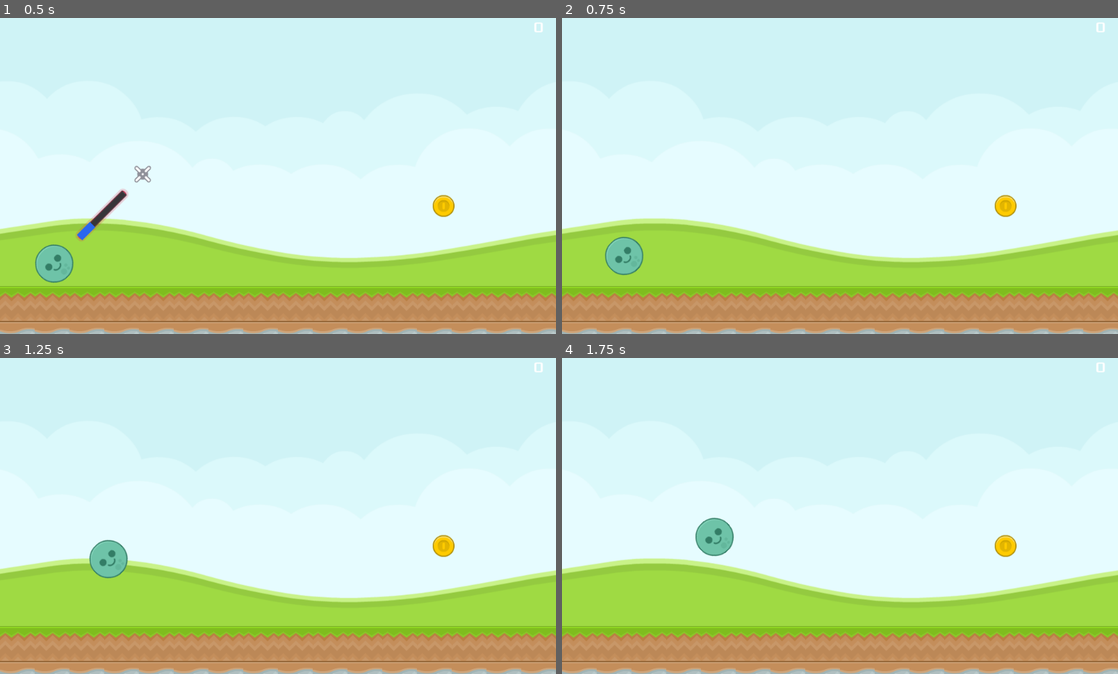
Above: before the commit, frames 1-4 (two rows, left to right).
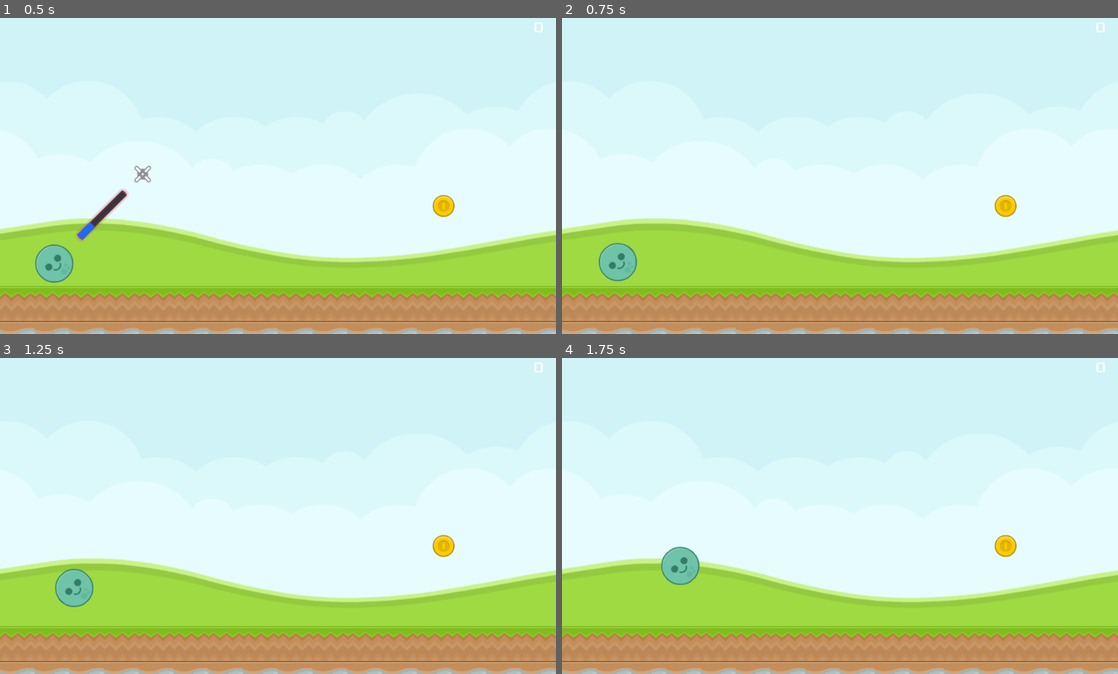
Above: after the commit, the same moments.

Repository: cpvanlue/P1-cpvanlue
Game: Godot game, scene res://src/Level.tscn
The game is run twice, just before and just after one commit, with the same random seed, the same clock (stepped at 60 frames per second) and the same inputs.
Inputs:
- Up to frame 1 (0.5 s): no input
- Up to frame 2 (0.75 s): tap Enter at 0.5 s; tap Space (launch) at 0.6 s
- Up to frame 3 (1.25 s): no input
- Up to frame 4 (1.75 s): tap Down (decrease_angle) at 1.35 s; tap Space (launch) at 1.55 s

Frame 1 is identical in both runs. In frame 2, 0.6% of the frame differs, in the area x 6-15%, y 69-84%; in frame 3, 1.3%; in frame 4, 1.3%, in the area x 17-31%, y 50-72%.

Commit message:
Add sound for projectile launch

Diff:
--- a/project/src/Ball.gd
+++ b/project/src/Ball.gd
@@ -27,4 +27,5 @@
 		if launchValue == 0:
 			var impulse = Vector2.RIGHT.rotated(deg2rad(angle)) * strength
 			apply_impulse(Vector2.ZERO, impulse)
+			$LaunchSound.play()
 			launchValue = 1
--- a/project/src/Ball.tscn
+++ b/project/src/Ball.tscn
@@ -1,9 +1,10 @@
-[gd_scene load_steps=7 format=2]
+[gd_scene load_steps=8 format=2]
 
 [ext_resource path="res://src/Ball.gd" type="Script" id=1]
 [ext_resource path="res://assets/happyfunball.png" type="Texture" id=2]
 [ext_resource path="res://assets/laser.png" type="Texture" id=3]
 [ext_resource path="res://assets/particle_3.png" type="Texture" id=4]
+[ext_resource path="res://assets/launch_sound.wav" type="AudioStream" id=5]
 
 [sub_resource type="CircleShape2D" id=1]
 radius = 36.0
@@ -51,3 +52,6 @@
 __meta__ = {
 "_edit_use_anchors_": false
 }
+
+[node name="LaunchSound" type="AudioStreamPlayer2D" parent="."]
+stream = ExtResource( 5 )
